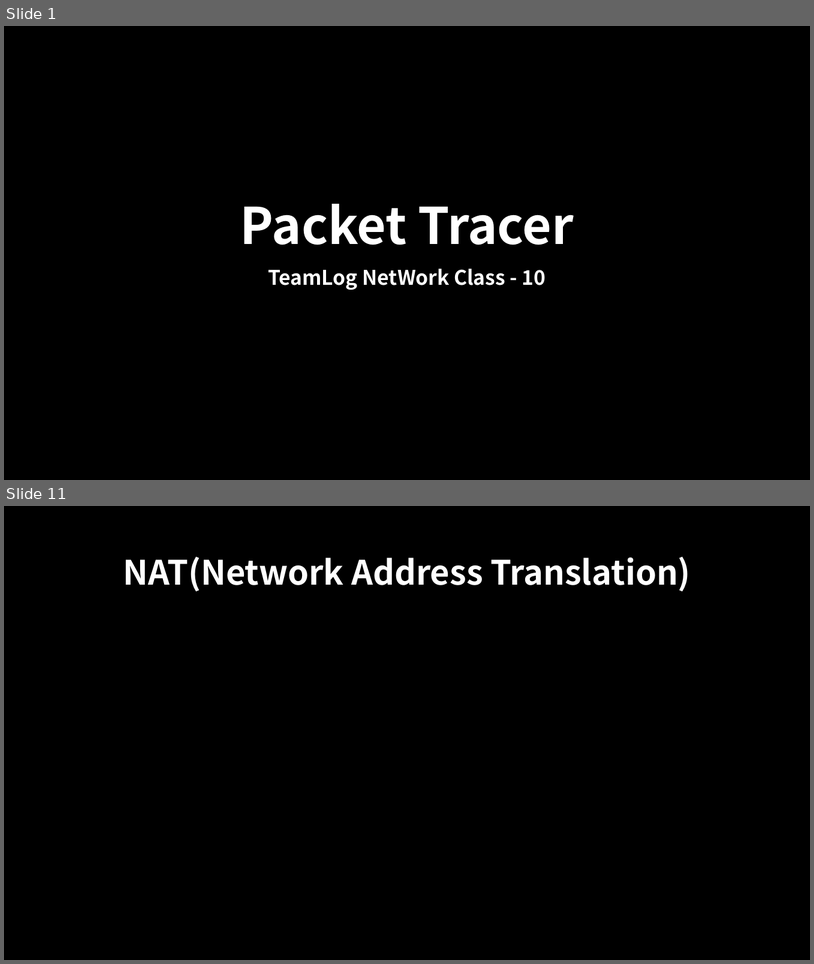
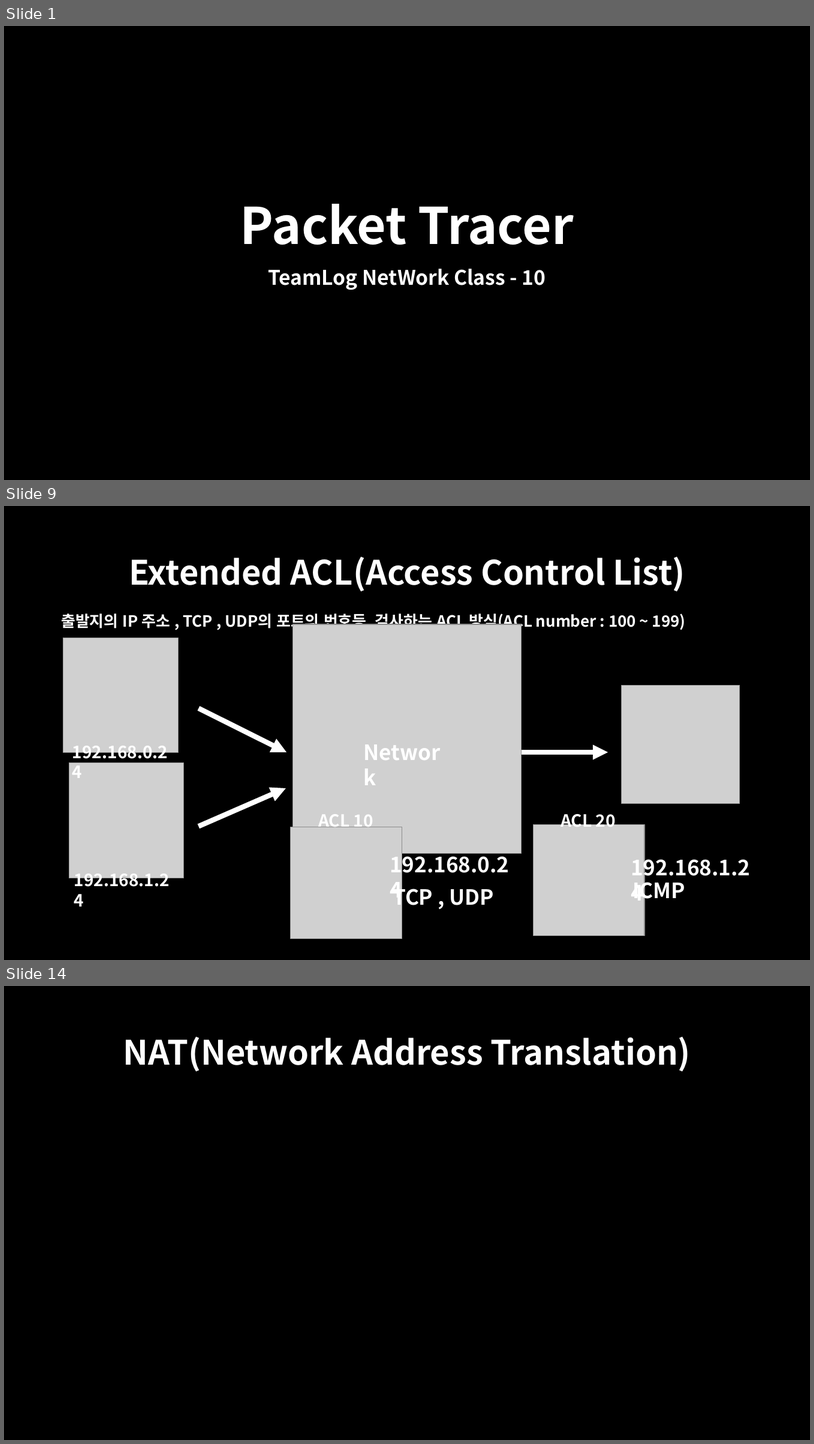
Before and after one commit to oceanwater1234/Network, a slide deck: 10. ACL & NAT/Packet Tracer - ACL , NAT.pptx. Shown one above the other, each under a label of ours: slides 1 and 11 before the commit, slides 1, 9 and 14 after it; the slides between them are not shown. The pictures are 814x964 and 814x1444 pixels, drawn with LibreOffice and Linux fonts; fonts in the diff are those of the drawing; grey boxes stand for pictures. Boxes give left, top, right and bottom in pixels: in the first picture for what was removed or moved away, otherwise in the second. Text is boxed around its words. In the diff, an @@ line names an element or a change of style, - is before the commit and + after.

```diff
--- a/10. ACL & NAT/Packet Tracer - ACL , NAT.pptx
+++ b/10. ACL & NAT/Packet Tracer - ACL , NAT.pptx
@@ slide 9 added at box(4, 506, 810, 960), background #000000 @@
@@ title added at box(129, 556, 686, 591), 40 pt, text #FFFFFF, bold @@
+Extended ACL(Access Control List)
@@ text added at box(61, 611, 686, 631), 18.5 pt, text #FFFFFF, bold @@
+출발지의 IP 주소 , TCP , UDP의 포트의 번호등 검사하는 ACL 방식(ACL number : 100 ~ 199)
@@ picture added at box(293, 624, 522, 853) @@
@@ picture added at box(63, 638, 178, 753) @@
@@ picture added at box(622, 685, 741, 804) @@
@@ arrow added from (199, 708) to (287, 752), #FFFFFF 6 pt @@
@@ text added at box(358, 736, 456, 768), 25 pt, text #FFFFFF, bold @@
+Network
@@ text added at box(72, 745, 168, 763), 20 pt, text #FFFFFF, bold @@
+192.168.0.24
@@ arrow added from (522, 752) to (608, 752), #FFFFFF 6 pt @@
@@ picture added at box(69, 763, 184, 878) @@
@@ arrow added from (199, 826) to (286, 788), #FFFFFF 6 pt @@
@@ text added at box(561, 810, 616, 831), 20 pt, text #FFFFFF, bold @@
+ACL 20
@@ picture added at box(291, 827, 402, 939) @@
@@ text added at box(318, 814, 374, 827), 20 pt, text #FFFFFF, bold @@
+ACL 10
@@ picture added at box(533, 824, 645, 936) @@
@@ text added at box(390, 851, 509, 878), 25 pt, text #FFFFFF, bold @@
+192.168.0.24
@@ text added at box(631, 854, 750, 881), 25 pt, text #FFFFFF, bold @@
+192.168.1.24
@@ text added at box(74, 873, 170, 891), 20 pt, text #FFFFFF, bold @@
+192.168.1.24
@@ text added at box(393, 883, 494, 910), 25 pt, text #FFFFFF, bold @@
+TCP , UDP
@@ text added at box(633, 876, 686, 903), 25 pt, text #FFFFFF, bold @@
+ICMP
@@ what was slide 11 is now slide 14 @@
```
Also in this commit, not shown: 6 slides changed, 4 other slides added, 2 slides removed, 4 other files.
